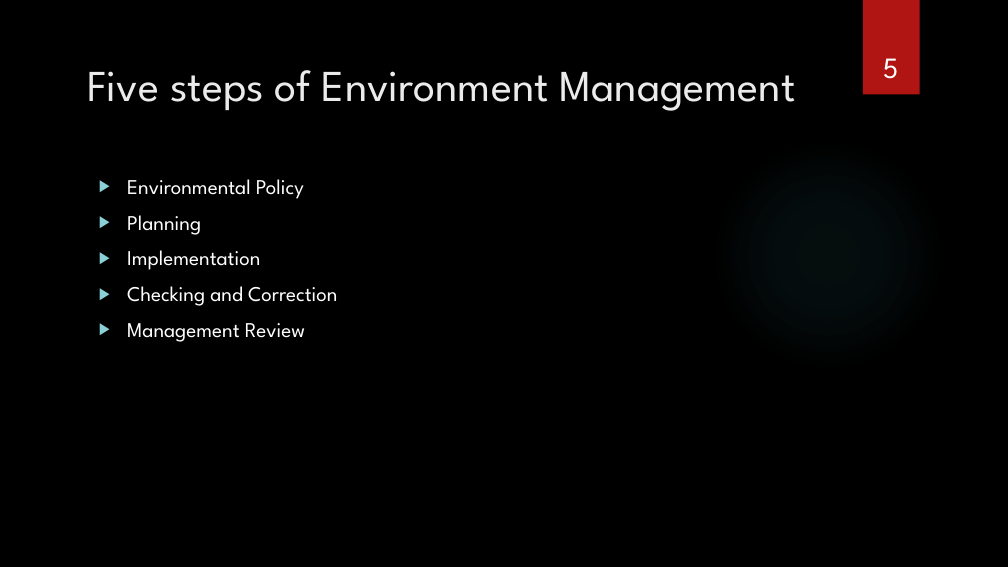
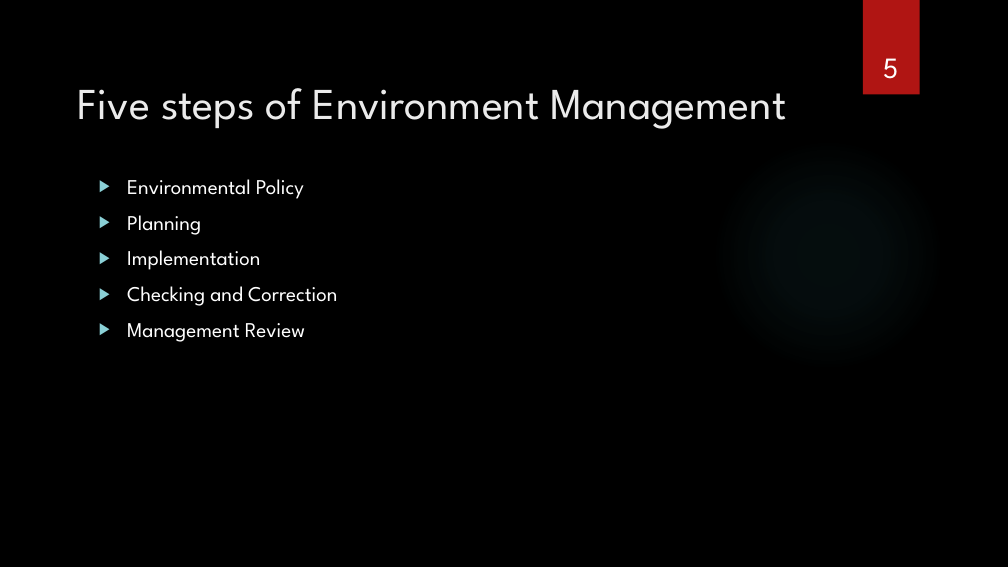
Before and after one commit to spaggiari65/present, a slide deck: slide 5 of Chapter12.pptx. Drawn at 1008x567 pixels with LibreOffice and Linux fonts; fonts in the diff are those of the drawing; background and template pictures are left out. Boxes give left, top, right and bottom in pixels: in the first picture for what was removed or moved away, otherwise in the second. Text is boxed around its words. In the diff, an @@ line names an element or a change of style, - is before the commit and + after.

```diff
--- a/Chapter12.pptx
+++ b/Chapter12.pptx
@@ title "Five steps of Environment Management": place and size @@
-title "Five steps of Environment Management" at box(87, 70, 796, 111)
+title "Five steps of Environment Management" at box(78, 88, 787, 129)
```
Also in this commit, not shown: 8 other slides changed, 4 slides added.
